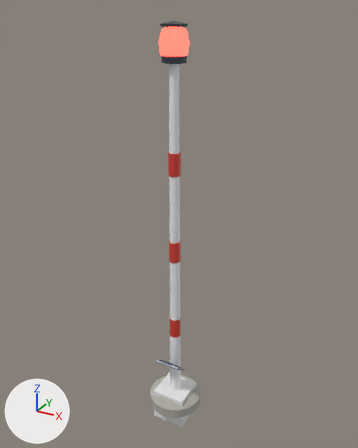
The FBX model art/export/fbx/Beacon.fbx as it was, and as the next commit left it.
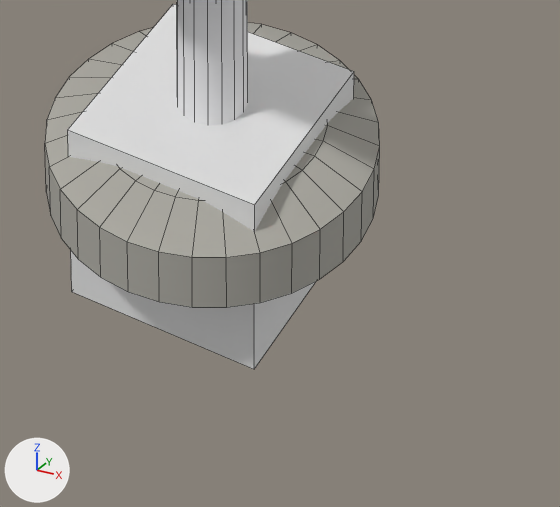
Each version is shown whole from a 50 mm camera at (6.05, -10.76, 11.52) aimed at (0.05, 0.15, 6.07), then close up on the part from 40% to 64% of the width and 83% to 100% of the height. The axes (+X, +Y, +Z) are drawn at lower left. The lights are the same throughout. The older version's two pictures come first. The close-ups show mesh edges as thin lines. Where no turn or scale is listed for an object, it has been applied to the vertices.

The first close-up shows 'Body__Concrete.019', 'Body__White.048', 'Origin__Pivot.078'.
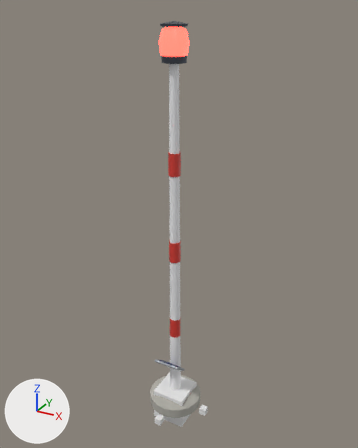
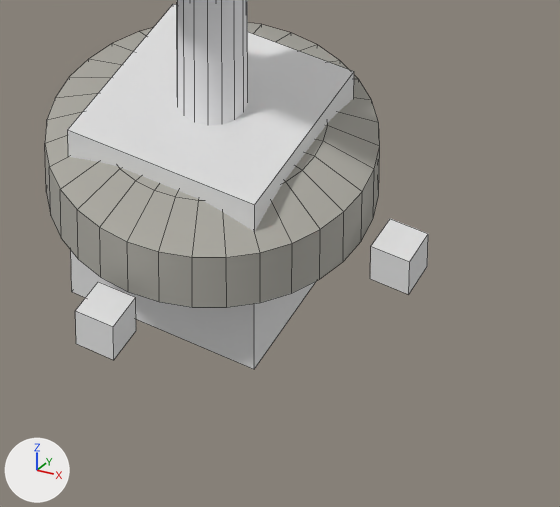
Pixel boxes [x1, y1, x2, y2] of what changed, in the close-ups (560 x 507 px):
'Origin__AxisZ', added: after [75, 282, 136, 360]
'Origin__AxisX', added: after [370, 219, 428, 294]

What the commit changed:
Mesh me_origin__axisx is new.
It is a box spanning x -0.1..0.1, y -0.1..0.1, z -0.1..0.1.
Object 'Origin__AxisX' (ob_origin__axisx) is new; it shows me_origin__axisx.
Its location is (1.0, 0.0, 0.0).
Object 'Origin__AxisZ' (ob_origin__axisz) is new; it shows a copy of me_origin__axisx.
Its location is (0.0, -1.0, 0.0).
